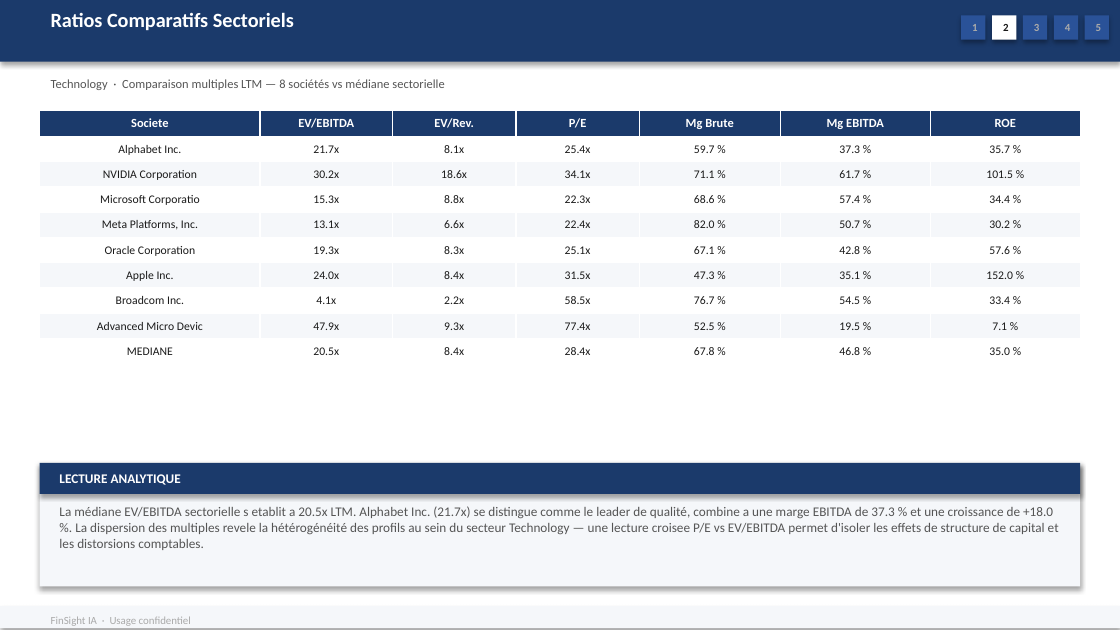
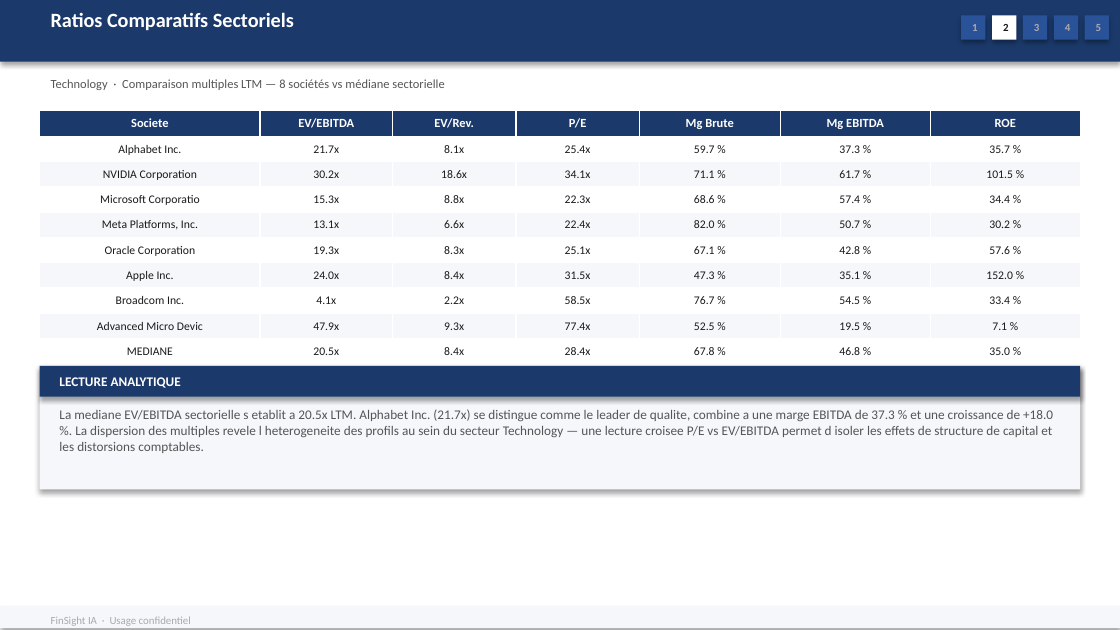
Before and after one commit to baptistejeh07-art/finsight-ia, a slide deck: slide 6 of preview/secteur_Technology_S&P_500/secteur_Technology_S&P_500.pptx. Drawn at 1120x630 pixels with LibreOffice and Linux fonts; fonts in the diff are those of the drawing. Boxes give left, top, right and bottom in pixels: in the first picture for what was removed or moved away, otherwise in the second. Text is boxed around its words. In the diff, an @@ line names an element or a change of style, - is before the commit and + after.

Commit message:
chore(preview): secteur_Technology_S&P_500 outputs regeneres

```diff
--- a/preview/secteur_Technology_S&P_500/secteur_Technology_S&P_500.pptx
+++ b/preview/secteur_Technology_S&P_500/secteur_Technology_S&P_500.pptx
@@ 2 rectangles, 1 text: place and size @@
-2 rectangles, 1 text at [39,463,1080,586]
+2 rectangles, 1 text at [39,366,1080,489]
@@ text at [59,409,1053,453]: text changed @@
-La médiane EV/EBITDA sectorielle s etablit a 20.5x LTM. Alphabet Inc. (21.7x) se distingue comme le leader de qualité, combine a une marge EBITDA de 37.3 % et une croissance de +18.0 %. La dispersion des multiples revele la hétérogénéité des profils au sein du secteur Technology — une lecture croisee P/E vs EV/EBITDA permet d'isoler les effets de structure de capital et les distorsions comptables.
+La mediane EV/EBITDA sectorielle s etablit a 20.5x LTM. Alphabet Inc. (21.7x) se distingue comme le leader de qualite, combine a une marge EBITDA de 37.3 % et une croissance de +18.0 %. La dispersion des multiples revele l heterogeneite des profils au sein du secteur Technology — une lecture croisee P/E vs EV/EBITDA permet d isoler les effets de structure de capital et les distorsions comptables.
```
Also in this commit, not shown: 3 other slides changed, 2 other files.
